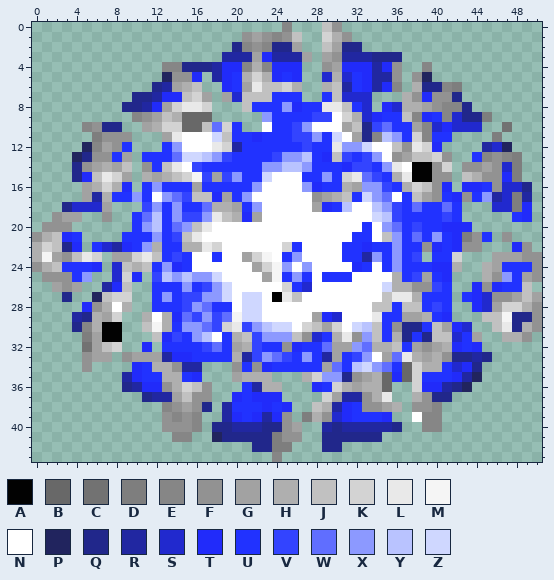
Pixel-art sprite, stored at pk3/sprites/Misc/Pods/IPODC0.png. The picture above was drawn from the file before the commit.
The file is 51x44 pixels. Colours within 5 levels of each other are drawn and written as one.
Palette (. is transparent): A #020202  B #686868  C #727272  D #7e7e7e  E #868686  F #929292  G #a2a2a2  H #afafaf  J #c1c1c1  K #d3d3d3  L #e9e9e9  M #f5f5f5  N #ffffff  P #21245e  Q #21278b  R #2127a1  S #2129ce  T #212bfa  U #2132ff  V #3344ff  W #606eff  X #8c99ff  Y #b9c3ff  Z #cfd7ff
Once edited:
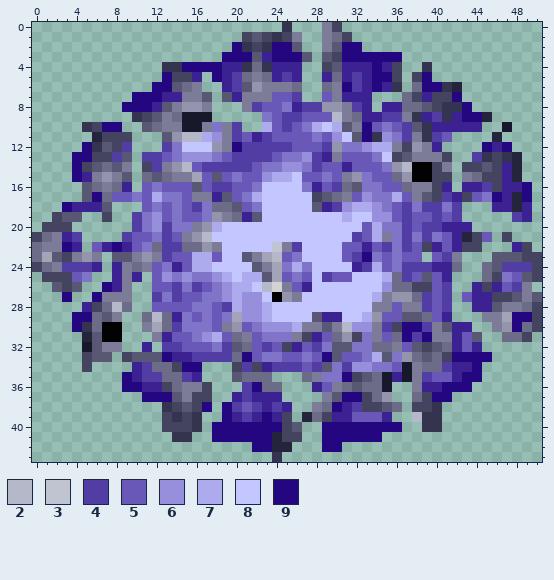
Colours new in this view: 2 #b4b8c8  3 #c0c4d0  4 #523da5  5 #6958b7  6 #978fdb  7 #adabed  8 #c4c6ff  9 #250681
Changes in this commit:
colour B: #686868 -> #18182c
colour D: #7e7e7e -> #24243c
colour E: #868686 -> #343450
colour F: #929292 -> #444460
colour G: #a2a2a2 -> #585874
colour H: #afafaf -> #6c6c88
colour J: #c1c1c1 -> #7c7c98
colour L: #e9e9e9 -> #9494ac
colour M: #f5f5f5 -> #a4a4b8
colour T: #212bfa -> #3c2193
colour X: #8c99ff -> #8074c9
Changed rows in their new state; - is a pixel that keeps its letter.
first column x 1:
 1 ----------------------------J--------------------
 2 -------------------9---99-----99-----------------
 3 ------------------999--999----999999-------------
 4 --------------9999---------------9---------------
 5 ------------9----9-4-J--4---T-T4-99---9----------
 6 -----------99------4----J-----94-9----99---------
 7 ---------999---J---T---554--5-TTT--------9-------
 8 --------999--J--J----455--44---4T--T------9------
 9 -----------------------5445552J-T-44---4-T99-----
10 ------99----JJ---XJ4--7545-787--95X54--T-TTT--B--
11 --------------2276-45-45555-568-9-6-4J-45--------
12 ----9---4---4-888-J9444445554---677---J-----9T9--
13 ---99--4--445X666-544445--64--555-8----J---4-----
14 ---9-------4--25444445--66-455-555--2---J-----T--
15 ---9---J------J-5-5-55677855-5J-X55--------------
16 ------J---5-555-54455-8888--54----55-J------4-TT9
17 -----9-55-57-X5----5-788888----56-X75---4--5-9T-9
18 --9TTT----5-5-54X---5-88888--46776-54X44X4---TT--
19 ---------4X65-55------88888888788665455454-----4-
20 ---------4-64X---78888888888888857-X4544---------
21 ---4----455-45--288888888888888457--4X4-5---5----
22 J-9--5T9-5--44---J888883J4888855-54-45--5--------
23 -----J---J--45577588-J-25-8888549-5-55-54J-------
24 --444--T---5--5778888-J--7-8888-475-444-------444
25 ---5---TJ--56-6--67877--5-584558887-45-5-------5-
26 ------9----554-45-67782KJ5T88888886----54-----54-
27 --9--9-JJ--4-455--67668---88888887----454-5-T----
28 -------2---5555-X5476678888888888--5--454---T-JJ-
29 ---99--J---2--X5-5X-6678888--T887-55---5-------99
30 ---9---------4--X5J-5-6667J--J266-4-994---T----9-
31 -------------55-675--5-----T5-----5-949--T5------
32 ----B--J----44555X4--545--54X---X---5-----5------
33 ------------9--4444-95-X55-59-55-7-X-----9999----
34 ----------4---99----4--44454-X466-X5-J--4T-9-----
35 --------9-44--4------------J--9------J455-99-----
36 --------99----J-----49------5J-------J--999------
37 ----------999-------4-------J-99-------99--------
38 ----------------9-9454-4-----9-4-----------------
39 ------------------9-4-9------T-555---2-----------
40 -----------------9999999----99999999-------------
41 -----------------999999-----999999---------------
42 ---------------------99-----99-------------------
Boxes around the changes in both pictures, in picture pixels (x1, y1, x2, y2):
changed: (32, 22, 542, 462)
